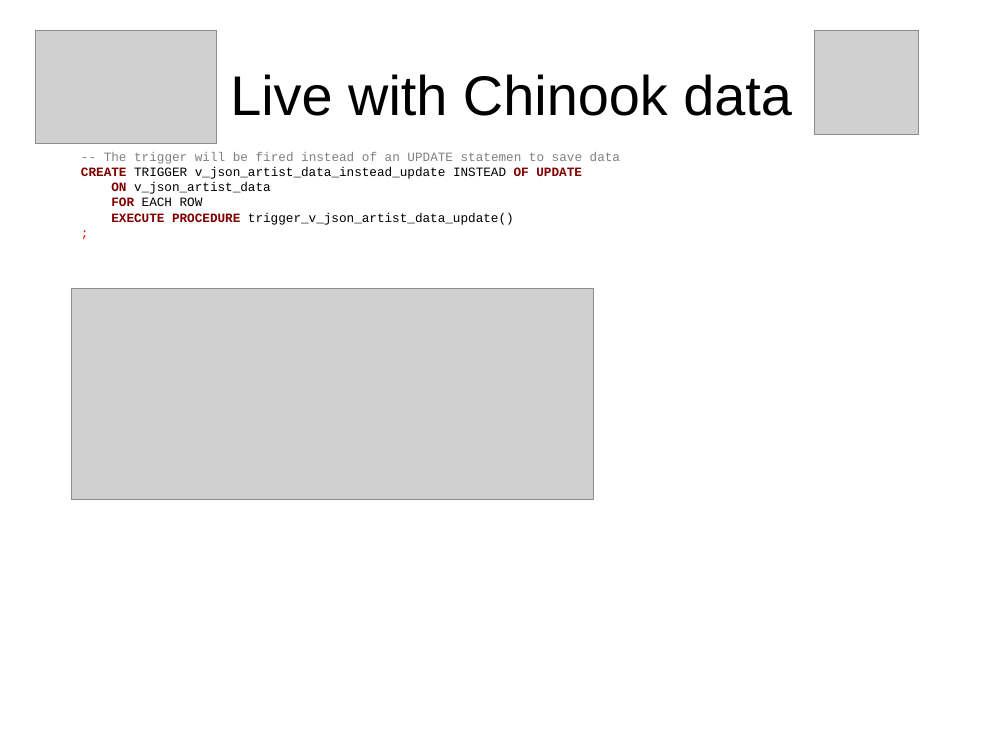
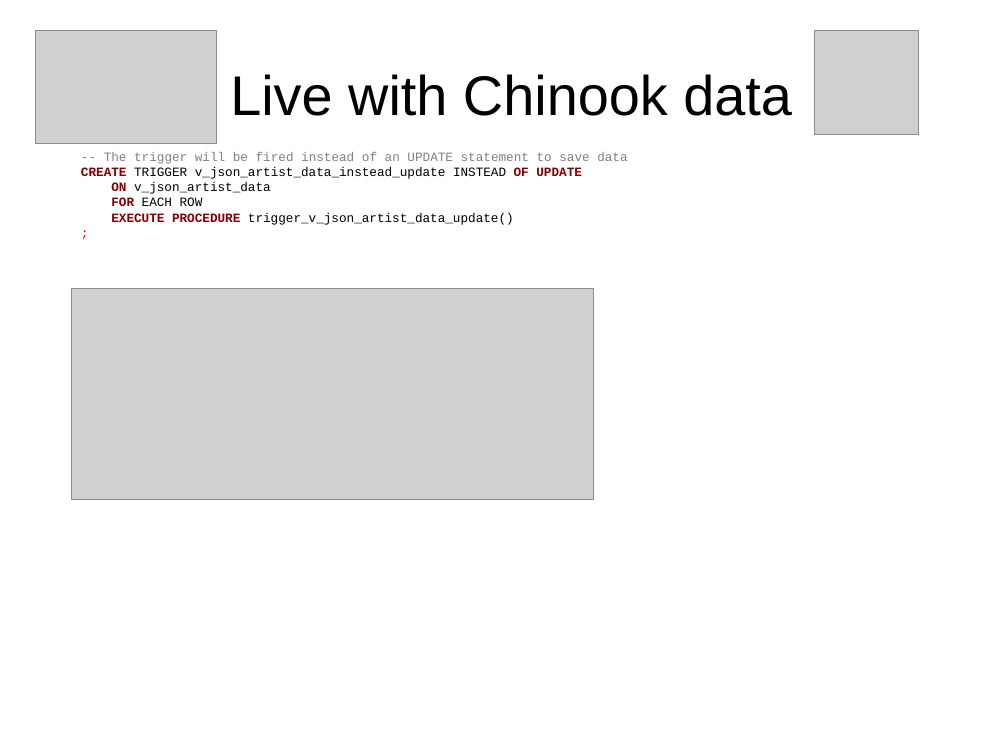
Before and after one commit to sjstoelting/talks, a slide deck: slide 27 of json-by-example/JSON-by-example.odp (slide 25 before the commit). Drawn at 1008x756 pixels with LibreOffice and Linux fonts; fonts in the diff are those of the drawing; grey boxes stand for pictures. Boxes give left, top, right and bottom in pixels: in the first picture for what was removed or moved away, otherwise in the second. Text is boxed around its words. In the diff, an @@ line names an element or a change of style, - is before the commit and + after.

```diff
--- a/json-by-example/JSON-by-example.odp
+++ b/json-by-example/JSON-by-example.odp
@@ text at (104,152,627,164): text changed @@
--- The trigger will be fired instead of an UPDATE statemen to save data
+-- The trigger will be fired instead of an UPDATE statement to save data
```
Also in this commit, not shown: 3 slides added, 3 other files.
